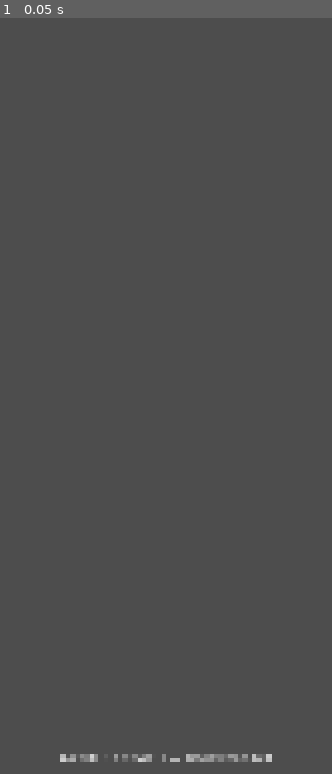
Above: before the commit, frame 1.
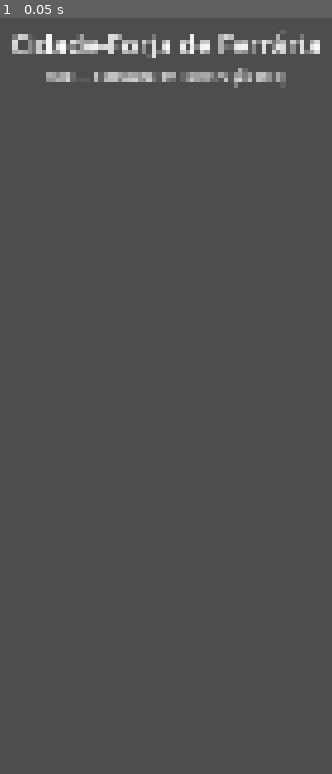
Above: after the commit, the same moment.

Repository: itsmeluan/azoth-breach
Game: Godot game, scene res://scenes/app/app_shell.tscn
The game is run twice, just before and just after one commit, with the same random seed, the same clock (stepped at 60 frames per second) and the same inputs. Before the commit the project starts from res://scenes/app/main.tscn.
Inputs:
- Up to frame 1 (0.05 s): no input

The runs differ from the first frame. In frame 1, 2.6% of the frame differs, in the area x 3-97%, y 2-99%.

Commit message:
TK-M1-004: App Shell e cena raiz
Substitui a cena placeholder de bootstrap por um App Shell real em
scenes/app/app_shell.tscn, com roteamento básico (go_to_scene) via um
container ScreenHost. O App Shell abre o Hub (scenes/hub/hub_screen.tscn)
como tela inicial ao rodar.

O Hub ainda é um stub textual (identificação da Cidade-Forja de
Ferrária) — quadro de operações, acesso a Codex e Mesa de Pesquisa
entram nas tarefas seguintes (TK-M1-005 em diante), conforme 06.1/06.2.

Validado headless (editor e runtime) sem erros de parse ou execução.

Refs: TK-M1-004 (docs/06_tecnologia/AZOTH_06.2)

Diff:
--- a/game/project.godot
+++ b/game/project.godot
@@ -12,7 +12,7 @@
 
 config/name="AZOTH: BREACH"
 config/description="Vertical slice de AZOTH: BREACH — build local-first, iOS como plataforma prioritária."
-run/main_scene="res://scenes/app/main.tscn"
+run/main_scene="res://scenes/app/app_shell.tscn"
 config/features=PackedStringArray("4.7", "Mobile")
 config/icon="res://icon.svg"
 
@@ -29,5 +29,4 @@
 [rendering]
 
 renderer/rendering_method="mobile"
-renderer/rendering_method.mobile="mobile"
 textures/vram_compression/import_etc2_astc=true
--- /dev/null
+++ b/game/scenes/app/app_shell.tscn
@@ -0,0 +1,20 @@
+[gd_scene load_steps=2 format=3]
+
+[ext_resource type="Script" path="res://scripts/core/app_shell.gd" id="1"]
+
+[node name="AppShell" type="Control"]
+layout_mode = 3
+anchors_preset = 15
+anchor_right = 1.0
+anchor_bottom = 1.0
+grow_horizontal = 2
+grow_vertical = 2
+script = ExtResource("1")
+
+[node name="ScreenHost" type="Control" parent="."]
+layout_mode = 1
+anchors_preset = 15
+anchor_right = 1.0
+anchor_bottom = 1.0
+grow_horizontal = 2
+grow_vertical = 2
--- a/game/scenes/app/main.tscn
+++ /dev/null
@@ -1,26 +0,0 @@
-[gd_scene load_steps=2 format=3]
-
-[node name="Main" type="Control"]
-layout_mode = 3
-anchors_preset = 15
-anchor_right = 1.0
-anchor_bottom = 1.0
-grow_horizontal = 2
-grow_vertical = 2
-
-[node name="BootstrapLabel" type="Label" parent="."]
-layout_mode = 1
-anchors_preset = 8
-anchor_left = 0.5
-anchor_top = 0.5
-anchor_right = 0.5
-anchor_bottom = 0.5
-offset_left = -200.0
-offset_top = -20.0
-offset_right = 200.0
-offset_bottom = 20.0
-grow_horizontal = 2
-grow_vertical = 2
-text = "AZOTH: BREACH — Bootstrap M1"
-horizontal_alignment = 1
-vertical_alignment = 1
--- /dev/null
+++ b/game/scenes/hub/hub_screen.tscn
@@ -0,0 +1,39 @@
+[gd_scene load_steps=2 format=3]
+
+[ext_resource type="Script" path="res://scripts/features/hub/hub_screen.gd" id="1"]
+
+[node name="HubScreen" type="Control"]
+layout_mode = 3
+anchors_preset = 15
+anchor_right = 1.0
+anchor_bottom = 1.0
+grow_horizontal = 2
+grow_vertical = 2
+script = ExtResource("1")
+
+[node name="HubTitle" type="Label" parent="."]
+layout_mode = 1
+anchors_preset = 5
+anchor_left = 0.5
+anchor_right = 0.5
+offset_left = -220.0
+offset_top = 80.0
+offset_right = 220.0
+offset_bottom = 130.0
+grow_horizontal = 2
+theme_override_font_sizes/font_size = 32
+text = "Cidade-Forja de Ferrária"
+horizontal_alignment = 1
+
+[node name="HubSubtitle" type="Label" parent="."]
+layout_mode = 1
+anchors_preset = 5
+anchor_left = 0.5
+anchor_right = 0.5
+offset_left = -220.0
+offset_top = 130.0
+offset_right = 220.0
+offset_bottom = 170.0
+grow_horizontal = 2
+text = "Hub — estrutura em construção (M1)"
+horizontal_alignment = 1
--- /dev/null
+++ b/game/scripts/core/app_shell.gd
@@ -0,0 +1,16 @@
+extends Control
+
+const HUB_SCENE := "res://scenes/hub/hub_screen.tscn"
+
+@onready var screen_host: Control = $ScreenHost
+
+
+func _ready() -> void:
+	go_to_scene(HUB_SCENE)
+
+
+func go_to_scene(scene_path: String) -> void:
+	for child in screen_host.get_children():
+		child.queue_free()
+	var next_screen: PackedScene = load(scene_path)
+	screen_host.add_child(next_screen.instantiate())
--- /dev/null
+++ b/game/scripts/features/hub/hub_screen.gd
@@ -0,0 +1 @@
+extends Control
Not shown, added: game/icon.svg.import
Not shown, added: game/scripts/core/app_shell.gd.uid
Not shown, added: game/scripts/features/hub/hub_screen.gd.uid
Not shown, changed: CLAUDE.md
